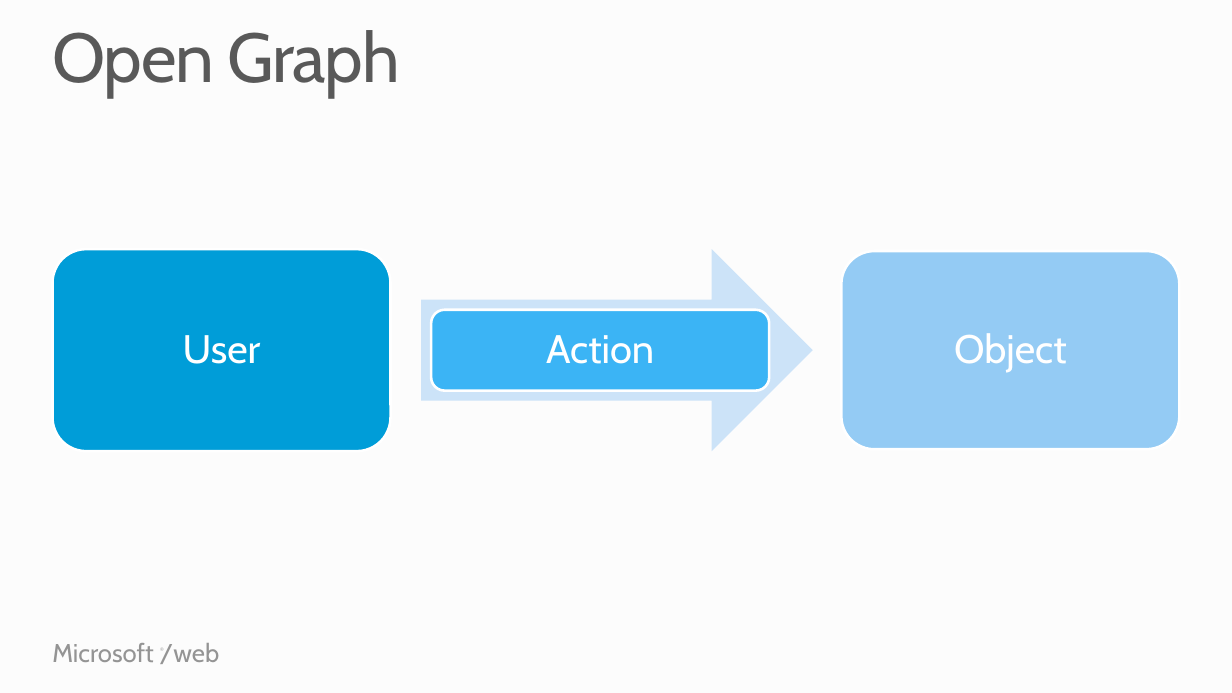
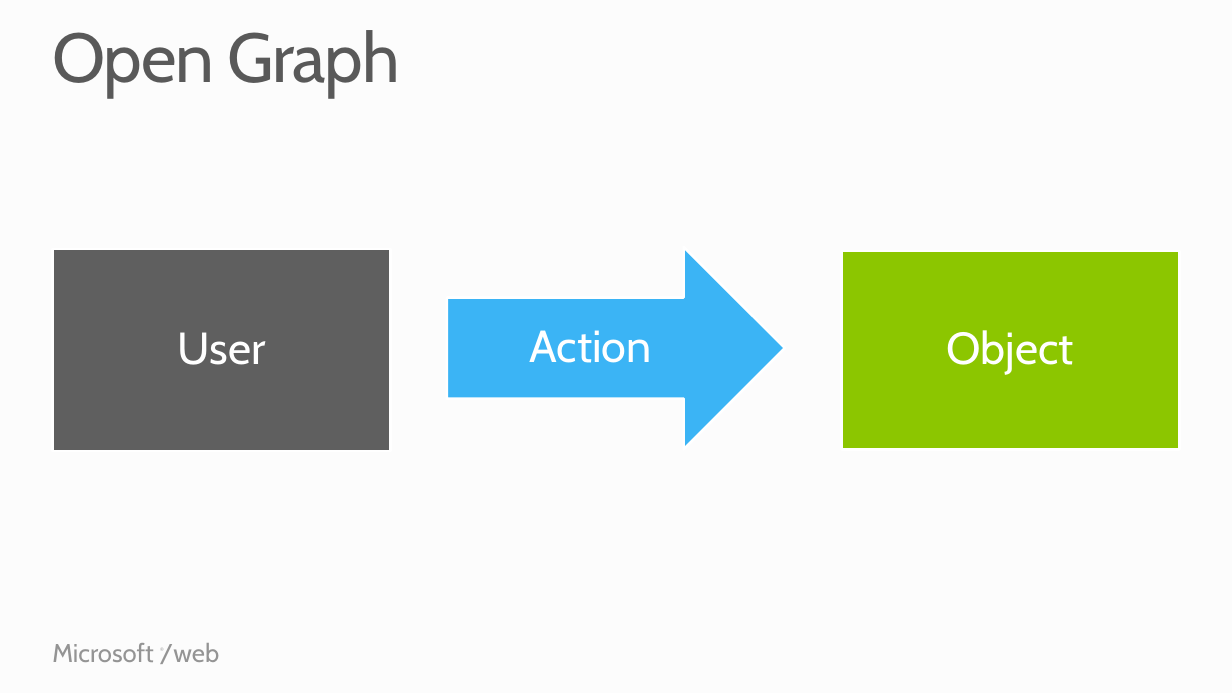
Before and after one commit to Microsoft-Web/PRESENTATION-BuildingSocialWebApps, a slide deck: slide 9 of BuildingAndLeveragingSocialServices.pptx. Drawn at 1232x693 pixels with LibreOffice and Linux fonts; fonts in the diff are those of the drawing. Boxes give left, top, right and bottom in pixels: in the first picture for what was removed or moved away, otherwise in the second. Text is boxed around its words. In the diff, an @@ line names an element or a change of style, - is before the commit and + after.

```diff
--- a/BuildingAndLeveragingSocialServices.pptx
+++ b/BuildingAndLeveragingSocialServices.pptx
@@ freeform shape added at bbox=[53, 250, 391, 452], fill #5F5F5F, outline #FFFFFF 2 pt, 35 pt, text #FFFFFF @@
+User
@@ right arrow "Action": place and size @@
-right arrow "Action" at bbox=[546, 335, 654, 364]
+right arrow "Action" at bbox=[447, 247, 786, 449]
@@ right arrow "Action" at bbox=[447, 247, 786, 449]: size 31 to 35 pt; more space between paragraphs; fill none to #3CB4F5; outline none to #FFFFFF 2 pt @@
@@ freeform shape added at bbox=[841, 251, 1179, 450], fill #8CC600, outline #FFFFFF 2 pt, 35 pt, text #FFFFFF @@
+Object
@@ group removed at bbox=[53, 250, 1179, 452]: 3 rounded rectangles, 2 texts, 1 right arrow @@
-User
-Object
```
Also in this commit, not shown: 2 other slides changed, 2 slides added, 1 slide removed.
